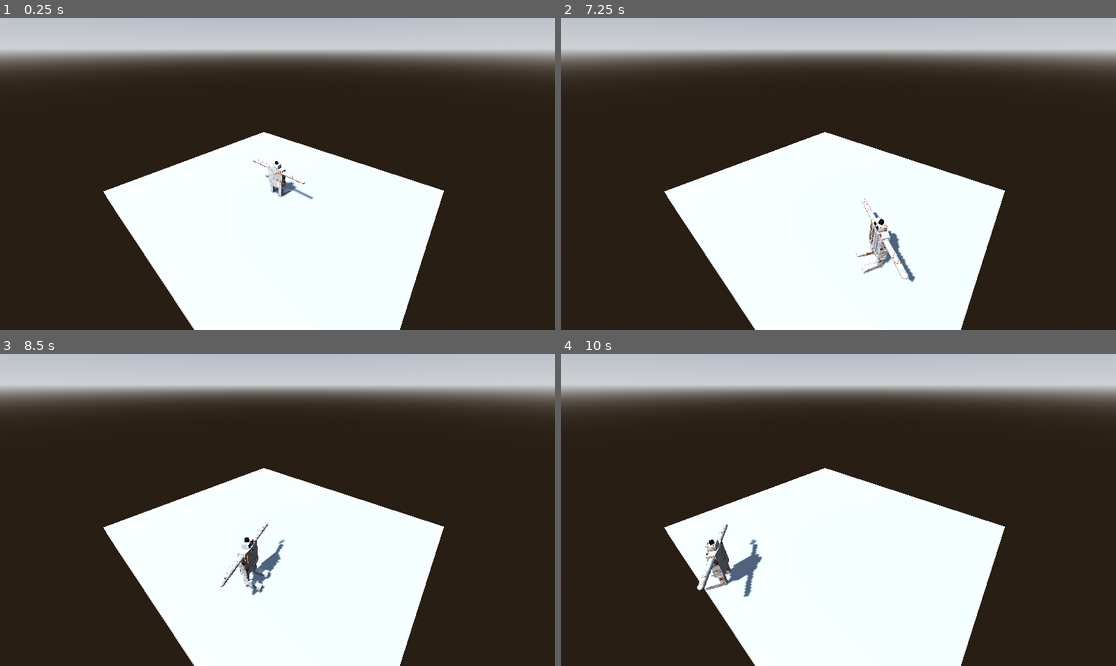
Above: before the commit, frames 1-4 (two rows, left to right).
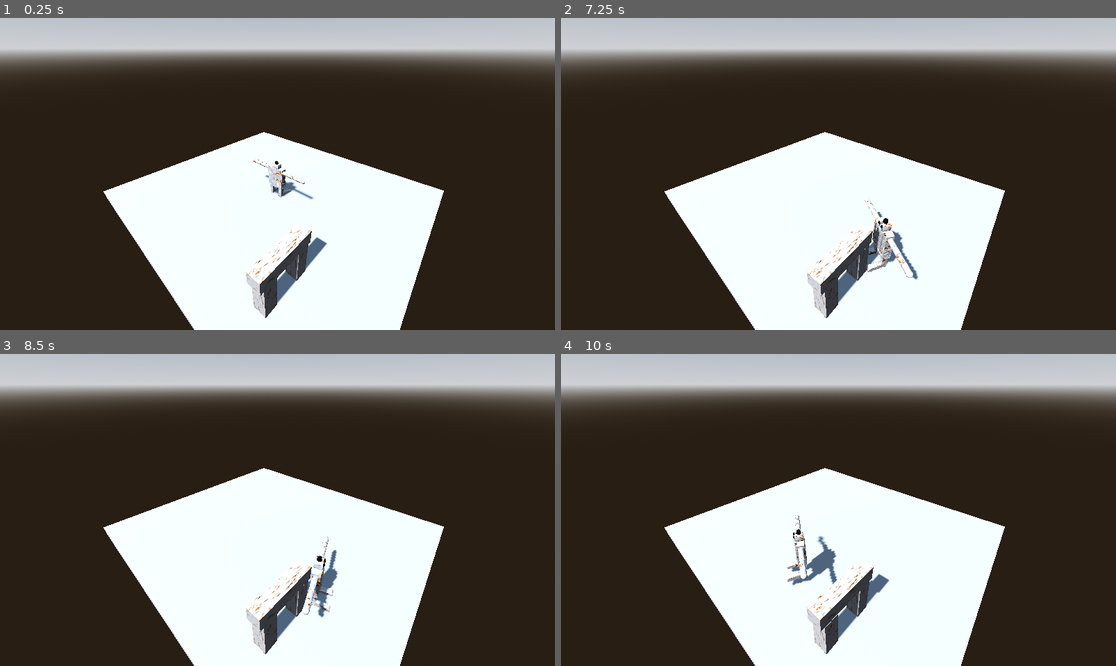
Above: after the commit, the same moments.

Repository: steven-thegamer/gmtk-game-jam-2024
Game: Godot game, scene res://main.tscn
The game is run twice, just before and just after one commit, with the same random seed, the same clock (stepped at 60 frames per second) and the same inputs.
Inputs (mouse positions are in pixels of both pictures, inside the frame that each line leads up to):
- Up to frame 1 (0.25 s): no input
- Up to frame 2 (7.25 s): tap Enter (ui_accept) at 0.5, 0.77, 1.52, 3.02, 3.77, 4.52, 6.02, 6.77 s; move the mouse to (960, 158) at 0.52 s; hold Right (ui_right) 0.53-1.28 s; hold F 0.53-1.28 s; click (960, 158) at 0.67 s; move the mouse to (727, 189) at 1.27 s; hold Down (ui_down) 1.28-2.03 s; tap Space every 1.5 s from 1.35 to 5.85 s; click (727, 189) at 1.42 s; move the mouse to (894, 105) at 2.02 s; hold Right (ui_right) 2.03-2.78 s; hold F 2.03-2.78 s; click (894, 105) at 2.17 s; move the mouse to (810, 236) at 2.77 s; hold Up (ui_up) 2.78-3.53 s; click (810, 236) at 2.92 s; move the mouse to (1005, 220) at 3.52 s; hold F 3.53-4.28 s; hold Left (ui_left) 3.53-5.03 s; click (1005, 220) at 3.67 s; move the mouse to (672, 127) at 4.27 s; click (672, 127) at 4.42 s; move the mouse to (866, 174) at 5.02 s; hold Down (ui_down) 5.03-5.78 s; hold F 5.03-5.78 s; click (866, 174) at 5.17 s; move the mouse to (755, 96) at 5.77 s; hold Right (ui_right) 5.78-6.53 s; click (755, 96) at 5.92 s; move the mouse to (960, 158) at 6.52 s; hold Up (ui_up) from 6.53 s (still down); hold F from 6.53 s (still down); click (960, 158) at 6.67 s
- Up to frame 3 (8.5 s): move the mouse to (166, 525) at 7.27 s; release Up (ui_up) at 7.28 s; release F at 7.28 s; hold Right (ui_right) 7.28-8.03 s; tap Space at 7.35 s; click (166, 525) at 7.42 s; tap Enter (ui_accept) at 7.52 s; move the mouse to (333, 441) at 8.02 s; hold Down (ui_down) from 8.03 s (still down); hold F from 8.03 s (still down); click (333, 441) at 8.17 s
- Up to frame 4 (10 s): move the mouse to (810, 572) at 8.77 s; release Down (ui_down) at 8.78 s; release F at 8.78 s; hold Left (ui_left) 8.78-9.53 s; tap Space at 8.85 s; click (810, 572) at 8.92 s; tap Enter (ui_accept) at 9.02, 9.77 s; move the mouse to (1005, 556) at 9.52 s; hold Up (ui_up) from 9.53 s (still down); hold F from 9.53 s (still down); click (1005, 556) at 9.67 s

The runs differ from the first frame. In frame 1, 1.4% of the frame differs, in the area x 44-59%, y 67-97%; in frame 2, 2.1%; in frame 3, 2.6%; in frame 4, 3.0%, in the area x 24-60%, y 51-97%.
Error after the commit: Invalid access to property or key 'collider' on a base object of type 'Dictionary'. (res://player/player.gd:68)

Commit message:
Added shrinking and growing objects

Diff:
--- a/main.tscn
+++ b/main.tscn
@@ -6,6 +6,7 @@
 [ext_resource type="Script" path="res://addons/phantom_camera/scripts/resources/tween_resource.gd" id="4_2rcjf"]
 [ext_resource type="Script" path="res://addons/phantom_camera/scripts/resources/camera_3d_resource.gd" id="5_d2jov"]
 [ext_resource type="Script" path="res://laser.gd" id="6_qb2kb"]
+[ext_resource type="PackedScene" uid="uid://b1chfskhe71u7" path="res://object.tscn" id="7_31gig"]
 
 [sub_resource type="ProceduralSkyMaterial" id="ProceduralSkyMaterial_jiwv1"]
 
@@ -95,3 +96,15 @@
 height = 1.0
 cone = true
 material = SubResource("StandardMaterial3D_5vmvv")
+
+[node name="Object" parent="." instance=ExtResource("7_31gig")]
+transform = Transform3D(1, 0, 0, 0, 2.8, 0, 0, 0, 1, 7, 2, 9)
+axis_scale_by = Vector3(0, 1, 0)
+
+[node name="Object2" parent="." instance=ExtResource("7_31gig")]
+transform = Transform3D(1, 0, 0, 0, 2.8, 0, 0, 0, 1, 7, 2, 6)
+axis_scale_by = Vector3(0, 1, 0)
+
+[node name="Object3" parent="." instance=ExtResource("7_31gig")]
+transform = Transform3D(1, 0, 0, 0, -1.95827e-07, -1, 0, 4.48, -4.37114e-08, 7, 4, 7.51631)
+axis_scale_by = Vector3(0, 1, 0)
--- /dev/null
+++ b/object.gd
@@ -0,0 +1,17 @@
+extends RigidBody3D
+
+@export var axis_scale_by: Vector3 = Vector3.ONE
+
+@onready var mesh = $Mesh
+@onready var collision_shape = $CollisionShape3D
+
+func change_size(by: float) -> void:
+	# Scale the collider and the mesh not the rigid body
+	collision_shape.scale += axis_scale_by * by
+	mesh.scale += axis_scale_by * by
+
+func _ready() -> void:
+	var initial_scale = scale
+	collision_shape.scale *= initial_scale
+	mesh.scale *= initial_scale
+	scale = Vector3.ONE
--- /dev/null
+++ b/object.tscn
@@ -0,0 +1,15 @@
+[gd_scene load_steps=4 format=3 uid="uid://b1chfskhe71u7"]
+
+[ext_resource type="Material" uid="uid://c07qq3uewatox" path="res://materials/metal.material" id="1_nue1b"]
+[ext_resource type="Script" path="res://object.gd" id="1_yojrf"]
+
+[sub_resource type="BoxShape3D" id="BoxShape3D_1ek0n"]
+
+[node name="Object" type="RigidBody3D" groups=["sizeable"]]
+script = ExtResource("1_yojrf")
+
+[node name="Mesh" type="CSGBox3D" parent="."]
+material = ExtResource("1_nue1b")
+
+[node name="CollisionShape3D" type="CollisionShape3D" parent="."]
+shape = SubResource("BoxShape3D_1ek0n")
--- a/player/player.gd
+++ b/player/player.gd
@@ -4,12 +4,15 @@
 @onready var eyes = $Eyes
 @export var target_node : Node3D
 
+
 const SPEED = 5.0
 const ROTATION_SPEED = 5.0
 const JUMP_VELOCITY = 5.0
 const FRICTION = 0.5
+const SIZE_CHANGE_SPEED = 0.04
 
 var is_firing: bool = false
+var shrinking: bool = false
 
 func _physics_process(delta: float) -> void:
 	# Add the gravity.
@@ -38,23 +41,12 @@
 	move_and_slide()
 
 func _input(event: InputEvent) -> void:
-	if event is InputEventMouseButton and event.button_index == 1:
+	if event is InputEventMouseButton and (event.button_index == 1 or event.button_index == 2):
+		shrinking = event.button_index == 2
 		if event.is_pressed() and not is_firing:
 			fire_laser()
 		else:
 			stop_firing()
-
-
-func direction_to_euler(vector: Vector3) -> Vector3:
-	# Normalize the vector
-	vector = vector.normalized()
-	# Calculate yaw (ψ)
-	var yaw = atan2(vector.y, vector.x)
-	# Calculate pitch (θ)
-	var pitch = asin(-vector.z)
-	# Roll (φ) is typically zero for direction vectors
-	var roll = 0
-	return Vector3(yaw, pitch, roll)
 
 
 func update_laser(length: float = 100) -> void:
@@ -66,12 +58,20 @@
 	var space = get_world_3d().direct_space_state
 	var query = PhysicsRayQueryParameters3D.create(from, to)
 	var result = space.intersect_ray(query)
-
+	# Update the laser position and target
 	var target = to
 	if result:
 		target = result.position
 	target_node.global_position = target
 	laser.global_position = eyes.global_position
+
+	var hit_node : Node = result.collider
+	if hit_node.is_in_group("sizeable"):
+		change_object_size(hit_node)
+
+
+func change_object_size(object: Node3D) -> void:
+	object.change_size(-SIZE_CHANGE_SPEED if shrinking else SIZE_CHANGE_SPEED)
 
 
 func fire_laser() -> void:
--- a/project.godot
+++ b/project.godot
@@ -22,6 +22,10 @@
 [editor_plugins]
 
 enabled=PackedStringArray("res://addons/phantom_camera/plugin.cfg")
+
+[global_group]
+
+sizeable=""
 
 [input]
 
Not shown: 1 places in main.tscn that only renumber resources
